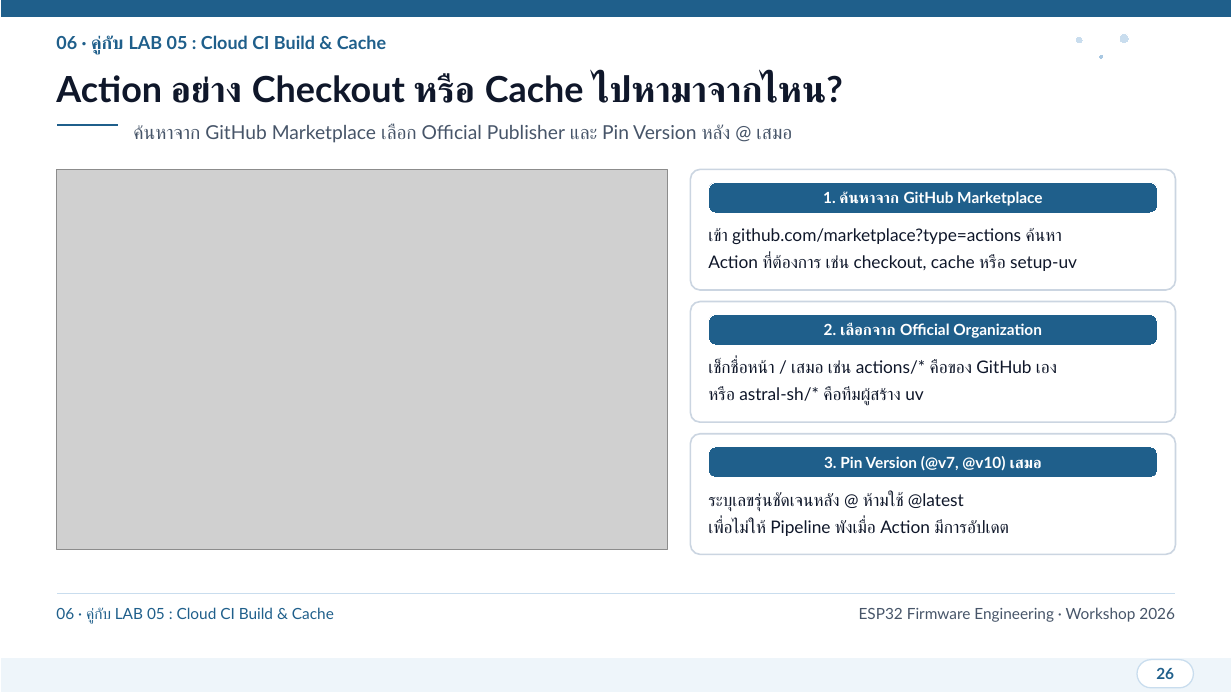
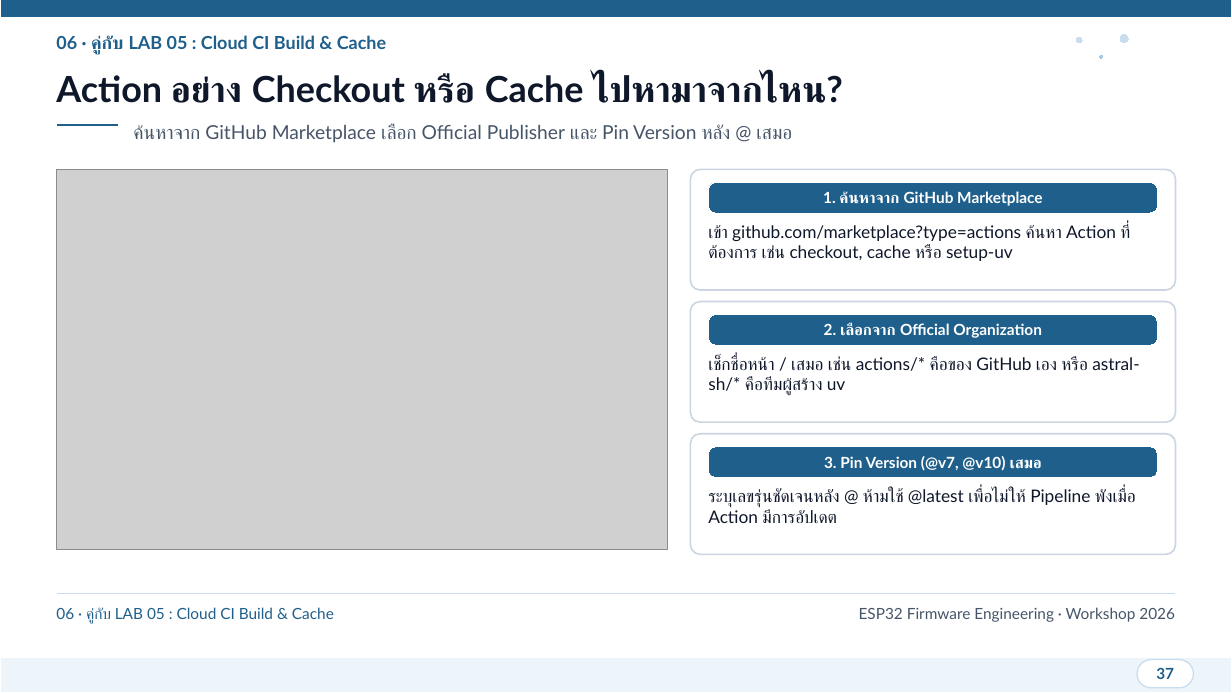
Before and after one commit to SavEe2429/git-practice, a slide deck: slide 37 of presentation/ESP32_Git_CICD_Workshop.pptx (slide 26 before the commit). Drawn at 1232x693 pixels with LibreOffice and Linux fonts; fonts in the diff are those of the drawing; grey boxes stand for pictures. Boxes give left, top, right and bottom in pixels: in the first picture for what was removed or moved away, otherwise in the second. Text is boxed around its words. In the diff, an @@ line names an element or a change of style, - is before the commit and + after.

```diff
--- a/presentation/ESP32_Git_CICD_Workshop.pptx
+++ b/presentation/ESP32_Git_CICD_Workshop.pptx
@@ text at [708,224,1129,261]: text changed @@
-เข้า github.com/marketplace?type=actions ค้นหา
-Action ที่ต้องการ เช่น checkout, cache หรือ setup-uv
+เข้า github.com/marketplace?type=actions ค้นหา Action ที่ต้องการ เช่น checkout, cache หรือ setup-uv
@@ text at [708,357,1139,396]: text changed @@
-เช็กชื่อหน้า / เสมอ เช่น actions/* คือของ GitHub เอง
-หรือ astral-sh/* คือทีมผู้สร้าง uv
+เช็กชื่อหน้า / เสมอ เช่น actions/* คือของ GitHub เอง หรือ astral-sh/* คือทีมผู้สร้าง uv
@@ text at [708,489,1136,523]: text changed @@
-ระบุเลขรุ่นชัดเจนหลัง @ ห้ามใช้ @latest
-เพื่อไม่ให้ Pipeline พังเมื่อ Action มีการอัปเดต
+ระบุเลขรุ่นชัดเจนหลัง @ ห้ามใช้ @latest เพื่อไม่ให้ Pipeline พังเมื่อ Action มีการอัปเดต
@@ text at [1156,667,1174,679]: text changed @@
-26
+37
```
Also in this commit, not shown: 27 other slides changed, 11 slides added, 1 other file.
